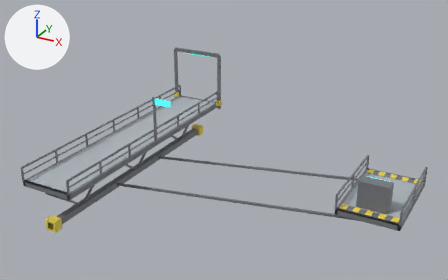
The glTF model tools/scaffold_chunks/glb/scaffold_splitter_hub.glb, before and after one commit.
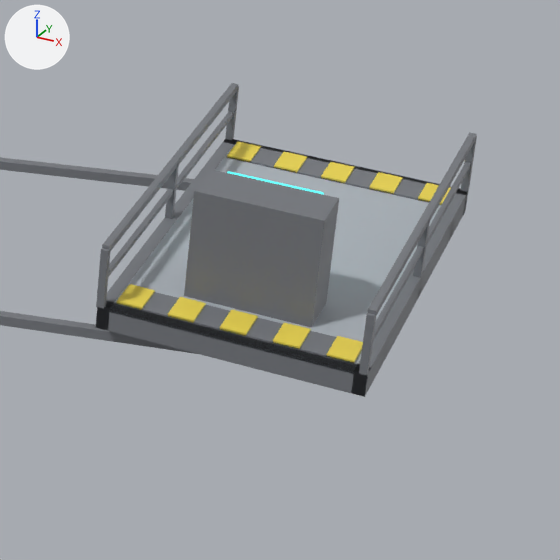
The first picture shows the older version from a 50 mm lens placed at (17.02, -28.01, 11.84), pointed at (5.03, -6.2, 0.94). The close-ups show the older and then the newer version on the part from 69% to 100% of the width and 48% to 97% of the height of that picture. Only the edits that show in the close-ups are written down. Arrows for +X, +Y and +Z are at upper left; the lights stay in place. Where no turn or scale is listed for an object, it has been applied to the vertices. Vertices at exactly the same position are counted once.

Objects in the first close-up: 'Console', 'Deck_station', 'Frame_station_-1', 'Frame_station_1', 'Hanger_station_0', 'Hanger_station_1', 'Hazard_station_-1_0', 'Hazard_station_-1_base', 'Hazard_station_1_0', 'Hazard_station_1_1', 'Hazard_station_1_base', 'Header_station_0', 'Header_station_1', 'MidRail_station_-1', 'Post_station_-1_0', 'Post_station_-1_1', 'Post_station_-1_2', 'Post_station_1_1', 'Rail_station_-1', 'Rail_station_1' and 11 more.
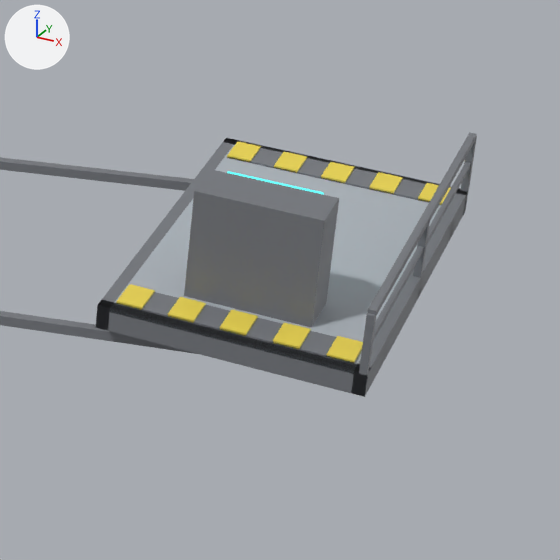
Where the change shows, as pixel boxes [x1, y1, x2, y2] in the close-ups (560 x 560 px; the box of a moved part takes in the faces that stretch with it):
'Rail_station_-1', deleted: before [102, 83, 238, 253]
'MidRail_station_-1', deleted: before [108, 111, 234, 277]
'Hazard_station_-1_0', recoloured (lighter): [117, 284, 152, 305] in both
'Post_station_-1_2', deleted: before [96, 248, 111, 308]
'Post_station_-1_1', deleted: before [165, 165, 179, 219]
'Post_station_-1_0', deleted: before [225, 86, 239, 140]
part 1 of me_cubo_032, moved or reshaped: before [102, 83, 238, 253]; after [224, 138, 258, 146]
part 2 of me_cubo_033, moved or reshaped: before [108, 111, 234, 277]; after [97, 300, 300, 351]
part 3 of me_cubo_034, moved or reshaped: before [225, 86, 239, 140]; after [227, 148, 429, 203]
part 4 of me_cubo_035, moved or reshaped: before [165, 165, 179, 219]; after [227, 142, 259, 162]
part 5 of me_cubo_036, moved or reshaped: before [96, 248, 111, 308]; after [274, 152, 307, 173]

Edits to the bpy script that builds the scene:
```text
Change me_cubo_021:
    where me_cubo_021.from_pydata(...)  # 8 vertices, 12 faces; spans x -0.5..0.5, y -0.5..0.5, z -0.5..0.5
    remove me_cubo_021.materials.append(mat_m_frame)  # grey #76797e
    add me_cubo_021.materials.append(mat_m_grate)  # grey #adb5bc
Change me_cubo_032:
    remove me_cubo_032.from_pydata(...)  # 8 vertices, 12 faces; spans x -0.04..0.04, y -2.0..2.0, z -0.04..0.04
    add me_cubo_032.from_pydata(...)  # 8 vertices, 12 faces; spans x -0.5..0.5, y -0.5..0.5, z -0.5..0.5
    me_cubo_032 part 1: the whole mesh is scaled about its middle by (-14.3, -0.25, 14.3)
Change me_cubo_035:
    remove me_cubo_035.from_pydata(...)  # 8 vertices, 12 faces; spans x -0.035..0.035, y -0.035..0.035, z -0.3..0.3
    remove me_cubo_035.materials.append(mat_m_frame)  # grey #76797e
    add me_cubo_035.from_pydata(...)  # 8 vertices, 12 faces; spans x -0.5..0.5, y -0.5..0.5, z -0.5..0.5
    me_cubo_035 part 4
    me_cubo_035.vertices[0].co: (-0.035, 0.035, -0.3) -> (-0.5, -0.5, -0.5)
    me_cubo_035.vertices[1].co: (-0.035, -0.035, -0.3) -> (-0.5, -0.5, 0.5)
    me_cubo_035.vertices[2].co: (-0.035, 0.035, 0.3) -> (-0.5, 0.5, -0.5)
    me_cubo_035.vertices[3].co: (-0.035, -0.035, 0.3) -> (-0.5, 0.5, 0.5)
    me_cubo_035.vertices[4].co: (0.035, 0.035, -0.3) -> (0.5, -0.5, -0.5)
    me_cubo_035.vertices[5].co: (0.035, -0.035, -0.3) -> (0.5, -0.5, 0.5)
    me_cubo_035.vertices[6].co: (0.035, 0.035, 0.3) -> (0.5, 0.5, -0.5)
    me_cubo_035.vertices[7].co: (0.035, -0.035, 0.3) -> (0.5, 0.5, 0.5)
    add me_cubo_035.materials.append(mat_m_warningyellow)  # yellow #edd750
Change me_cubo_041:
    where me_cubo_041.from_pydata(...)  # 8 vertices, 12 faces; spans x -0.5..0.5, y -0.5..0.5, z -0.5..0.5
    remove me_cubo_041.materials.append(mat_m_frame)  # grey #76797e
    add me_cubo_041.materials.append(mat_m_warningyellow)  # yellow #edd750
Change me_cubo_055:
    where me_cubo_055.from_pydata(...)  # 8 vertices, 12 faces; spans x -0.5..0.5, y -0.5..0.5, z -0.5..0.5
    remove me_cubo_055.materials.append(mat_m_warningyellow)  # yellow #edd750
    add me_cubo_055.materials.append(mat_m_frame)  # grey #76797e
Change ob_deck_station:
    ob_deck_station: bpy.data.objects.new('Deck_station', me_cubo_030) -> bpy.data.objects.new('Deck_station', me_cubo_021)
Change ob_frame_station__1:
    ob_frame_station__1: bpy.data.objects.new('Frame_station_-1', me_cubo_031) -> bpy.data.objects.new('Frame_station_-1', me_cubo_022)
Remove ob_rail_station__1:
    ob_rail_station__1 = bpy.data.objects.new('Rail_station_-1', me_cubo_032)
Remove ob_midrail_station__1:
    ob_midrail_station__1 = bpy.data.objects.new('MidRail_station_-1', me_cubo_033)
Remove ob_post_station__1_0:
    ob_post_station__1_0 = bpy.data.objects.new('Post_station_-1_0', me_cubo_034)
Remove ob_post_station__1_1:
    ob_post_station__1_1 = bpy.data.objects.new('Post_station_-1_1', me_cubo_035)
Remove ob_post_station__1_2:
    ob_post_station__1_2 = bpy.data.objects.new('Post_station_-1_2', me_cubo_036)
Change ob_header_station_0:
    ob_header_station_0: bpy.data.objects.new('Header_station_0', me_cubo_046) -> bpy.data.objects.new('Header_station_0', me_cubo_032)
Change ob_hazard_station_1_0:
    ob_hazard_station_1_0: bpy.data.objects.new('Hazard_station_1_0', me_cubo_049) -> bpy.data.objects.new('Hazard_station_1_0', me_cubo_035)
Change ob_hazard_station__1_0:
    ob_hazard_station__1_0: bpy.data.objects.new('Hazard_station_-1_0', me_cubo_055) -> bpy.data.objects.new('Hazard_station_-1_0', me_cubo_041)
Change ob_hanger_station_0:
    ob_hanger_station_0: bpy.data.objects.new('Hanger_station_0', me_cubo_069) -> bpy.data.objects.new('Hanger_station_0', me_cubo_055)
```
